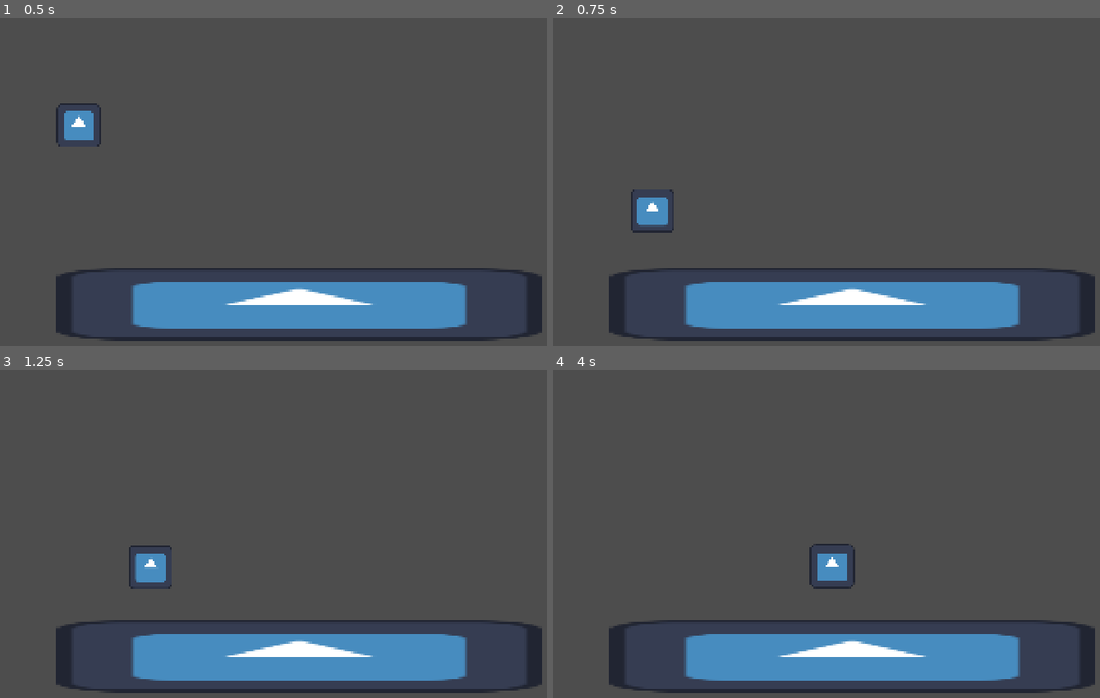
Above: before the commit, frames 1-4 (two rows, left to right).
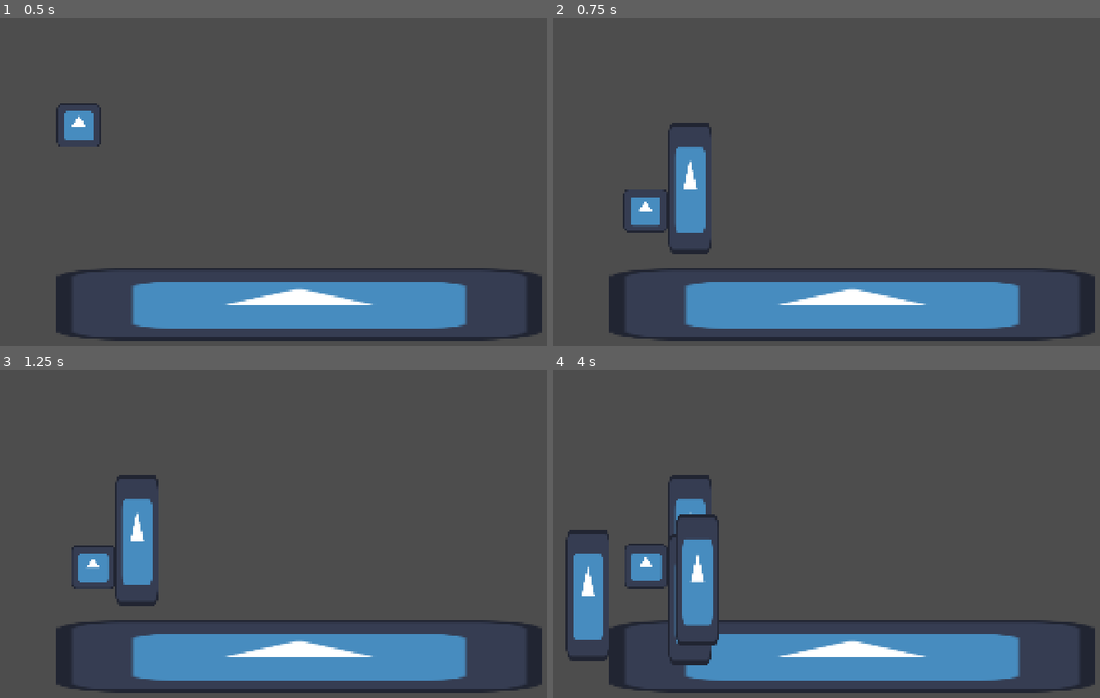
Above: after the commit, the same moments.

Repository: Goodman599/UWGameDevClubFall2026Jam
Game: Godot game, scene res://main.tscn
Two runs of this game, one before a commit and one after it. Both use one fixed random seed, a clock stepped at 60 frames per second and the inputs below. The engine's default icon, where the game draws it, is replaced by a stand-in: a white triangle on a blue panel in a dark square.
Inputs:
- Up to frame 1 (0.5 s): no input
- Up to frame 2 (0.75 s): hold D (right) from 0.53 s (still down); tap J (create_platform) at 0.6 s
- Up to frame 3 (1.25 s): keep holding D (right); tap Space (jump) at 0.77 s
- Up to frame 4 (4 s): tap K (create_bomb) at 1.35, 3.6 s; tap Space (jump) at 1.52, 3.02, 3.77 s; tap J (create_platform) at 1.55, 2.1, 2.85, 3.8 s; release D (right) at 2.03 s; hold A (left) 2.03-2.78 s; hold D (right) from 2.78 s (still down)

Frame 1 is identical in both runs. In frame 2, 2.2% of the frame differs, in the area x 12-29%, y 32-72%; in frame 3, 2.6%; in frame 4, 6.1%, in the area x 2-56%, y 32-90%.

Commit message:
fixed bug where would not decelerate when aiming

Diff:
--- a/main.tscn
+++ b/main.tscn
@@ -8,8 +8,9 @@
 
 [node name="Main" type="Node2D" unique_id=431489269]
 
-[node name="Player" parent="." unique_id=1773731800 instance=ExtResource("1_0xm2m")]
+[node name="Player" parent="." unique_id=1773731800 node_paths=PackedStringArray("object_spawn_parent") instance=ExtResource("1_0xm2m")]
 position = Vector2(360, 104)
+object_spawn_parent = NodePath("..")
 
 [node name="StaticBody2D" type="StaticBody2D" parent="." unique_id=1152679281]
 position = Vector2(360, 824)
--- a/player_files/player.gd
+++ b/player_files/player.gd
@@ -1,5 +1,4 @@
 extends CharacterBody2D
-
 
 const SPEED := 300.0
 const JUMP_VELOCITY := -600.0
@@ -16,6 +15,11 @@
 const JUMP_BUFFER_WINODW := 0.1 # In seconds
 var can_buffer_jump := false
 var was_on_floor_last_frame : bool # Used to start/stop CoyoteTimer and JumpBufferTimer
+
+@export var object_spawn_parent : Node2D
+const PLATFORM_PLACE_OFFSET := 150.0
+const HORIZONTAL_PLATFORM := preload("res://game_objects/platform_files/horizontal_platform.tscn")
+const VERTICAL_PLATFORM := preload("res://game_objects/platform_files/vertical_platform.tscn")
 
 var aiming_platform := false
 var platform_aim_direction := Vector2i(0, 0) # {(1, 0), (-1, 0), (0, 1), (0, -1)}
@@ -40,6 +44,17 @@
 
 	if Input.is_action_just_pressed("create_platform") and !aiming_bomb:
 		aiming_platform = true
+
+		# Aim in the direction the player is holding already
+		if Input.is_action_pressed("up"):
+			platform_aim_direction = Vector2i(0, -1)
+		elif Input.is_action_pressed("right"):
+			platform_aim_direction = Vector2i(1, 0)
+		elif Input.is_action_pressed("down"):
+			platform_aim_direction = Vector2i(0, 1)
+		elif Input.is_action_pressed("left"):
+			platform_aim_direction = Vector2i(-1, 0)
+
 	if Input.is_action_just_pressed("create_bomb") and !aiming_platform:
 		aiming_bomb = true
 	if aiming_platform:
@@ -60,6 +75,8 @@
 		if direction:
 			velocity.x = direction * SPEED
 		else:
+			velocity.x = move_toward(velocity.x, 0, SPEED)
+	else:
 			velocity.x = move_toward(velocity.x, 0, SPEED)
 
 	move_and_slide()
@@ -118,7 +135,15 @@
 
 func aim_platform():
 	# Record the direction pressed (NESW)
-	pass
+	# Because this is only NESW, we will just take the most recent input
+	if Input.is_action_just_pressed("up"):
+		platform_aim_direction = Vector2i(0, -1)
+	elif Input.is_action_just_pressed("right"):
+		platform_aim_direction = Vector2i(1, 0)
+	elif Input.is_action_just_pressed("down"):
+		platform_aim_direction = Vector2i(0, 1)
+	elif Input.is_action_just_pressed("left"):
+		platform_aim_direction = Vector2i(-1, 0)
 
 func aim_bomb():
 	# Record the direction pressed (NESW + diagonals)
@@ -126,7 +151,17 @@
 
 func create_platform():
 	# Place a platform based on recorded direction while aiming
-	pass
+	if platform_aim_direction.x != 0: # Platform to the side -> Wall
+		var platform = VERTICAL_PLATFORM.instantiate()
+		platform.global_position = global_position + platform_aim_direction * PLATFORM_PLACE_OFFSET
+		object_spawn_parent.add_child(platform)
+	elif platform_aim_direction.y != 0: # Platform to the top/bottom -> Floor
+		var platform = HORIZONTAL_PLATFORM.instantiate()
+		platform.global_position = global_position + platform_aim_direction * PLATFORM_PLACE_OFFSET
+		object_spawn_parent.add_child(platform)
+
+	# Reset for the next place
+	platform_aim_direction = Vector2i(0, 0)
 
 func create_bomb():
 	# Place a bomb based on recorded direction while aiming
